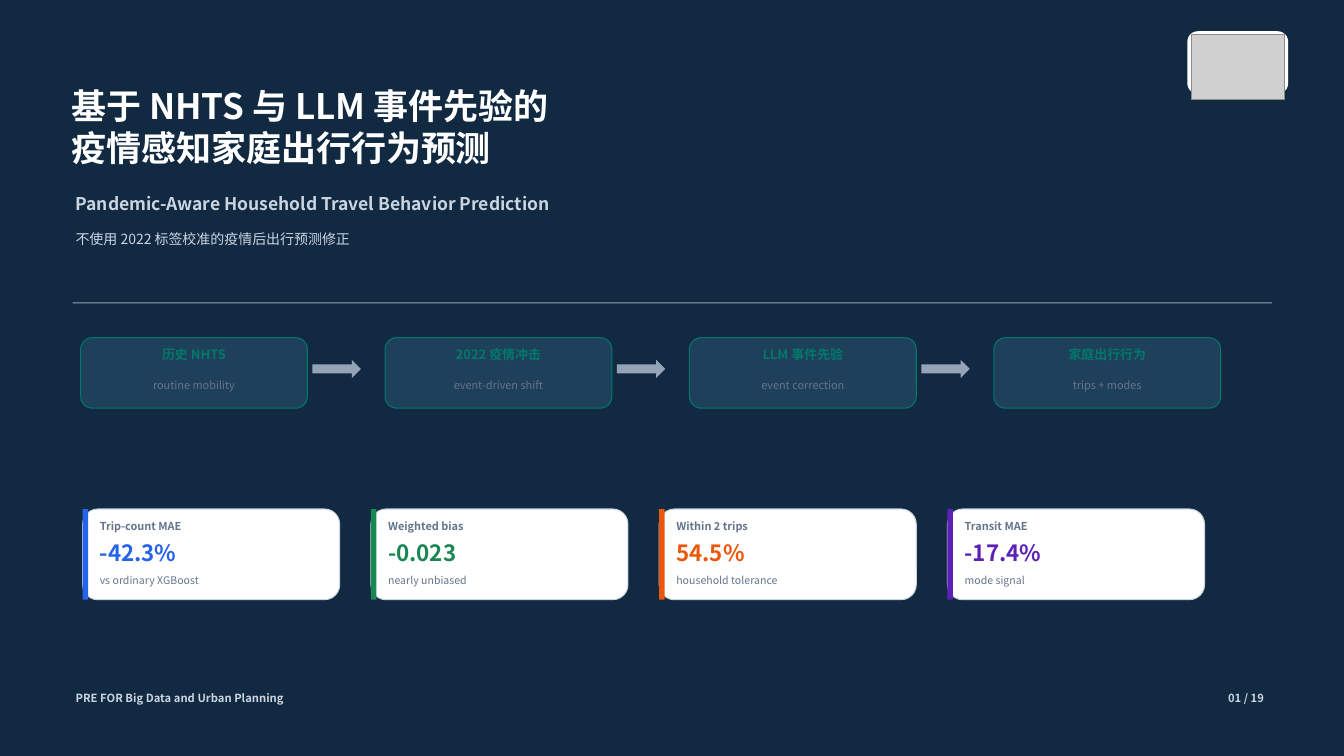
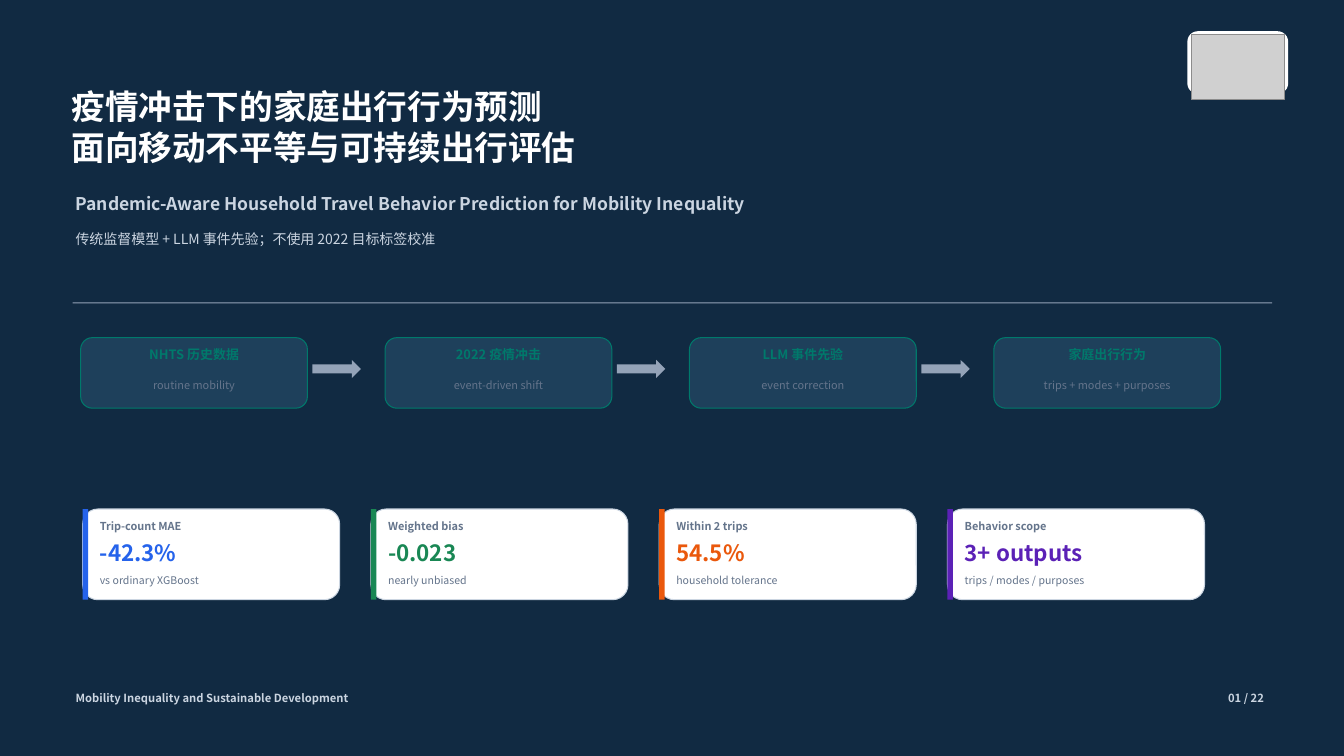
Before and after one commit to Lrving-code/NHTS-Travel-Prediction, a slide deck: slide 1 of outputs/final_project/NHTS_Travel_Behavior_Template_Presentation.pptx. Drawn at 1344x756 pixels with LibreOffice and Linux fonts; fonts in the diff are those of the drawing; grey boxes stand for pictures. Boxes give left, top, right and bottom in pixels: in the first picture for what was removed or moved away, otherwise in the second. Text is boxed around its words. In the diff, an @@ line names an element or a change of style, - is before the commit and + after.

```diff
--- a/outputs/final_project/NHTS_Travel_Behavior_Template_Presentation.pptx
+++ b/outputs/final_project/NHTS_Travel_Behavior_Template_Presentation.pptx
@@ text at [72,90,576,163]: text changed; size 25 to 24 pt @@
-基于 NHTS 与 LLM 事件先验的
-疫情感知家庭出行行为预测
+疫情冲击下的家庭出行行为预测
+面向移动不平等与可持续出行评估
@@ text at [76,196,745,214]: text changed @@
-Pandemic-Aware Household Travel Behavior Prediction
+Pandemic-Aware Household Travel Behavior Prediction for Mobility Inequality
@@ text at [76,232,436,246]: text changed @@
-不使用 2022 标签校准的疫情后出行预测修正
+传统监督模型 + LLM 事件先验；不使用 2022 目标标签校准
@@ text at [1044,381,1170,391]: text changed @@
-trips + modes
+trips + modes + purposes
@@ text at [965,521,1046,533]: text changed @@
-Transit MAE
+Behavior scope
@@ text at [965,544,1082,566]: text changed @@
--17.4%
+3+ outputs
@@ text at [965,575,1085,586]: text changed @@
-mode signal
+trips / modes / purposes
@@ text at [76,693,348,705]: text changed @@
-PRE FOR Big Data and Urban Planning
+Mobility Inequality and Sustainable Development
@@ text at [1228,693,1264,702]: text changed @@
-01 / 19
+01 / 22
```
Also in this commit, not shown: 16 other slides changed, 5 slides added, 2 slides removed, 35 other files.
